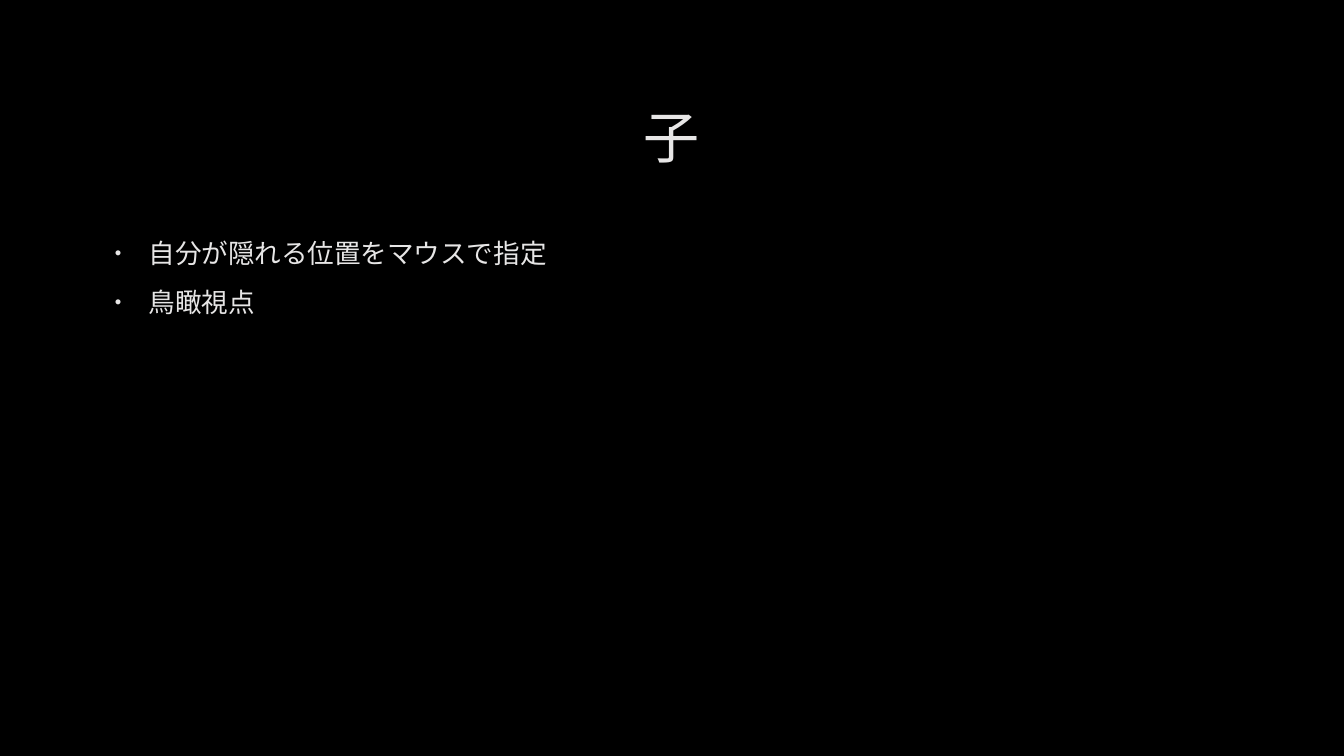
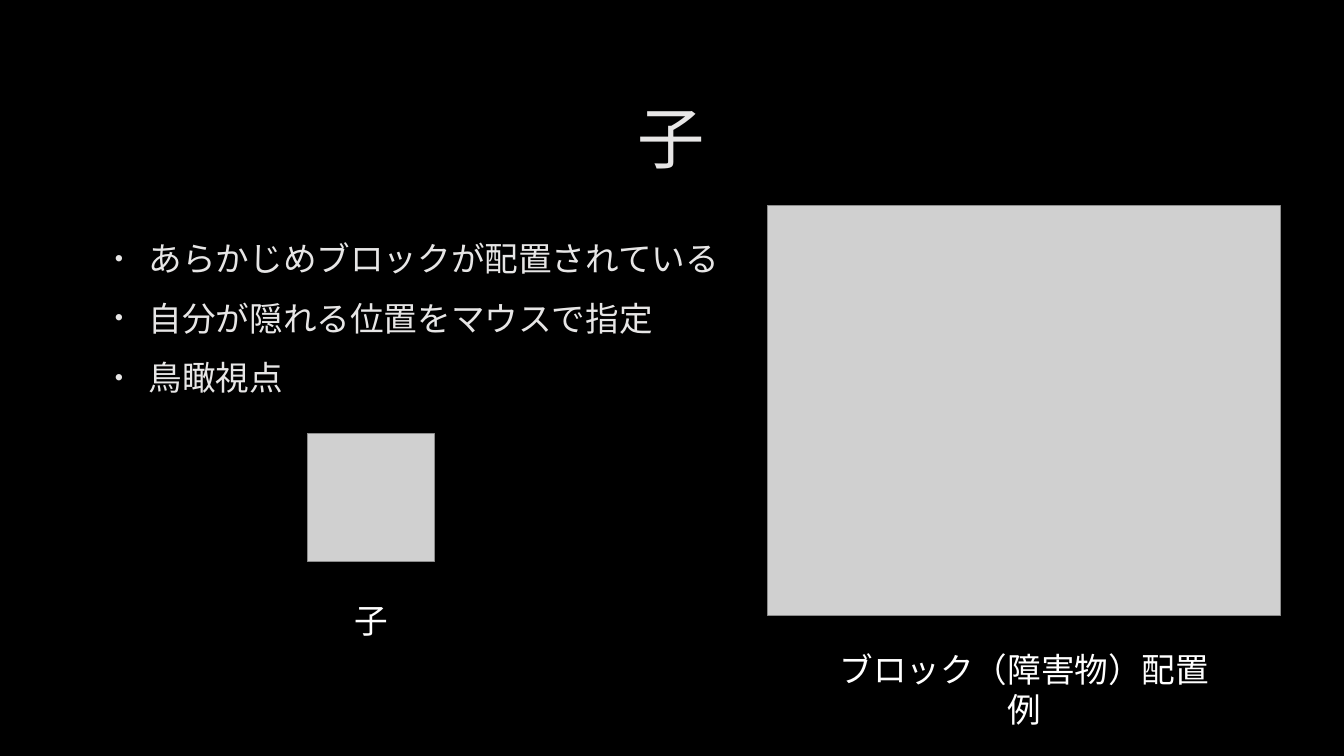
Before and after one commit to hamukawa0406/CG, a slide deck: slide 3 of freeProduction.pptx (slide 4 before the commit). Drawn at 1344x756 pixels with LibreOffice and Linux fonts; fonts in the diff are those of the drawing; grey boxes stand for pictures; background and template pictures are left out. Boxes give left, top, right and bottom in pixels: in the first picture for what was removed or moved away, otherwise in the second. Text is boxed around its words. In the diff, an @@ line names an element or a change of style, - is before the commit and + after.

```diff
--- a/freeProduction.pptx
+++ b/freeProduction.pptx
@@ title "子" at bbox=[638, 111, 705, 169]: size 40 to 48 pt @@
@@ picture added at bbox=[768, 206, 1280, 615] @@
@@ text at bbox=[149, 242, 719, 274]: paragraph added @@
+• あらかじめブロックが配置されている
@@ text at bbox=[149, 302, 653, 393]: size 19 to 24 pt in "自分が隠れる位置をマウスで指定", "鳥瞰視点"; more space between paragraphs @@
@@ picture added at bbox=[308, 434, 435, 562] @@
@@ text added at bbox=[354, 607, 388, 636], 24 pt, text #FFFFFF @@
+子
@@ text added at bbox=[839, 653, 1209, 685], 24 pt, text #FFFFFF @@
+ブロック（障害物）配置例
```
Also in this commit, not shown: 4 other slides changed, 1 other file.
